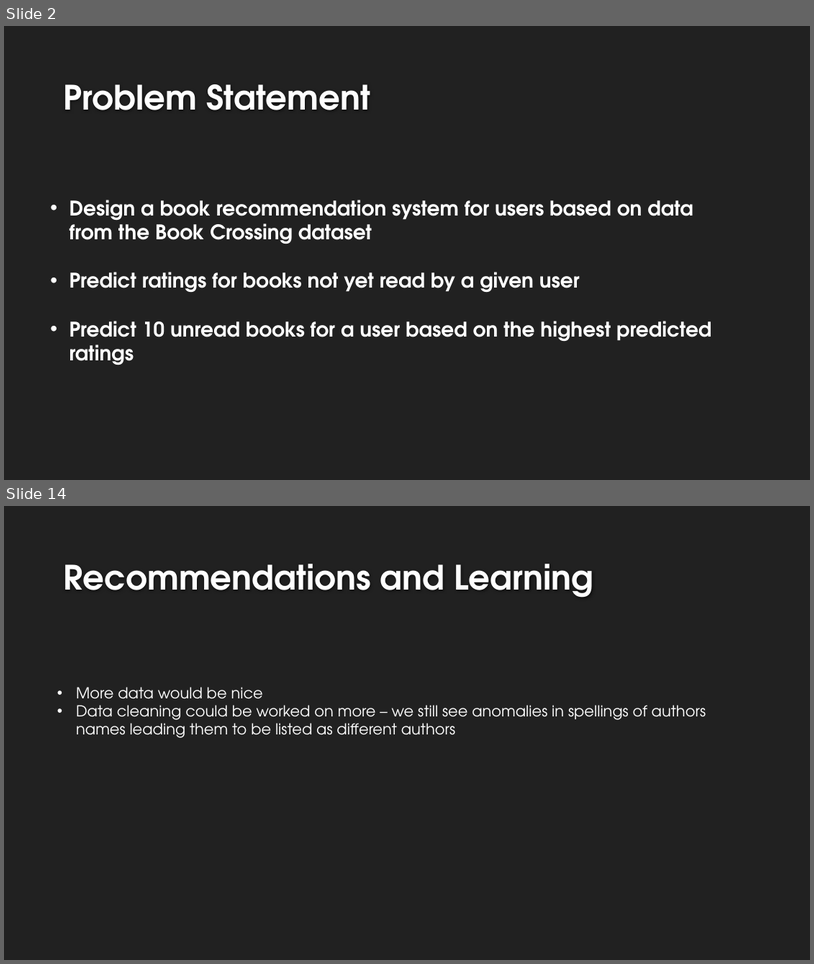
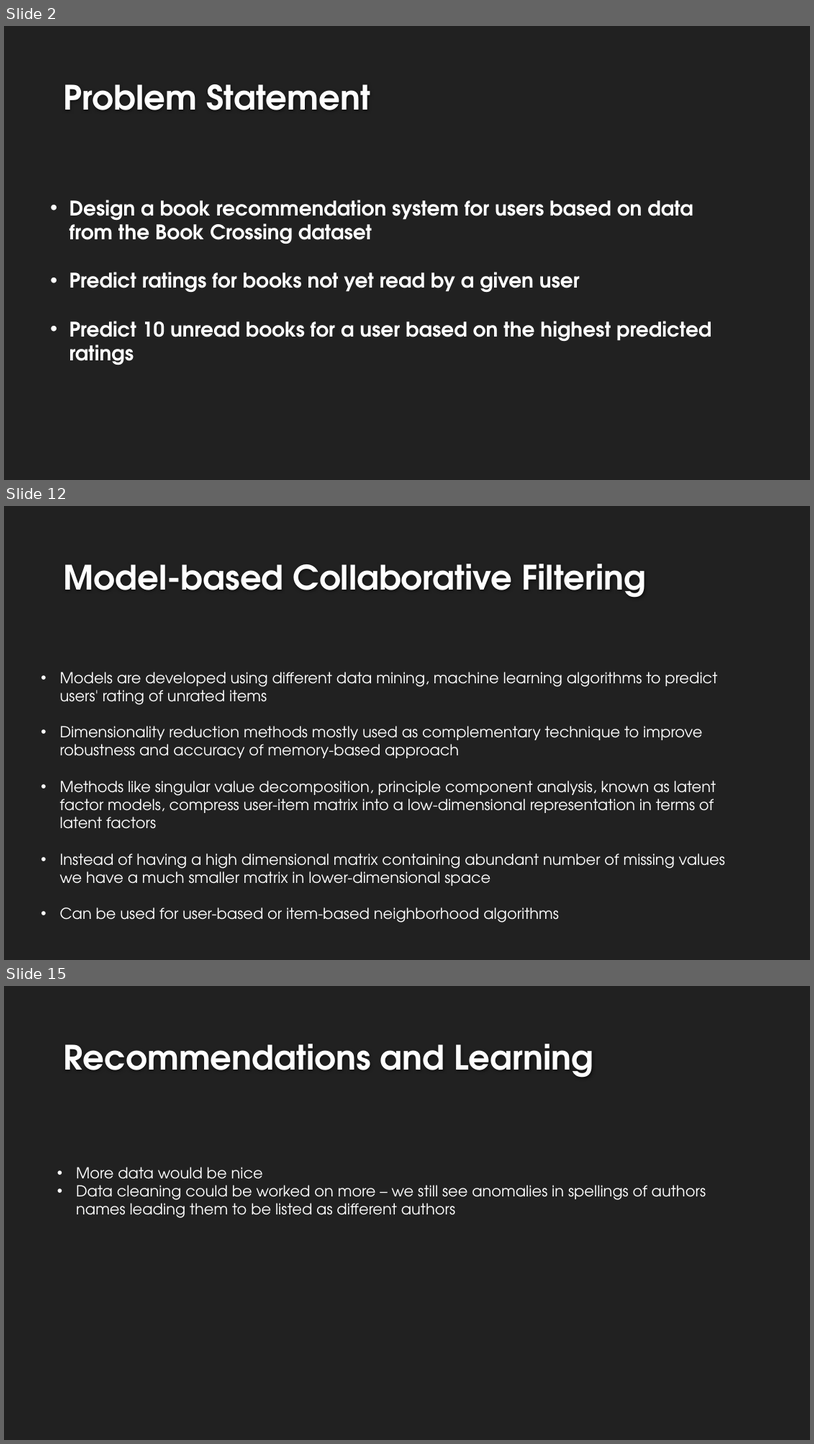
Before and after one commit to GoldbergData/Machine-Learning-Book-Ratings, a slide deck: Presentation.pptx. Shown one above the other, each under a label of ours: slides 2 and 14 before the commit, slides 2, 12 and 15 after it; the slides between them are not shown. The pictures are 814x964 and 814x1444 pixels, drawn with LibreOffice and Linux fonts; fonts in the diff are those of the drawing; background and template pictures are left out. Boxes give left, top, right and bottom in pixels: in the first picture for what was removed or moved away, otherwise in the second. Text is boxed around its words. In the diff, an @@ line names an element or a change of style, - is before the commit and + after.

```diff
--- a/Presentation.pptx
+++ b/Presentation.pptx
@@ slide 12 added at <box>4,506,810,960</box>, background #212121 @@
@@ title added at <box>64,564,646,597</box>, 40 pt, text #FEFEFE, bold @@
+Model-based Collaborative Filtering
@@ text added at <box>60,672,725,922</box>, 18 pt, text #FFFFFF @@
+• Models are developed using different data mining, machine learning algorithms to predict users' rating of unrated items
+• Dimensionality reduction methods mostly used as complementary technique to improve robustness and accuracy of memory-based approach
+• Methods like singular value decomposition, principle component analysis, known as latent factor models, compress user-item matrix into a low-dimensional representation in terms of latent factors
+• Instead of having a high dimensional matrix containing abundant number of missing values we have a much smaller matrix in lower-dimensional space
+• Can be used for user-based or item-based neighborhood algorithms
@@ what was slide 14 is now slide 15 @@
```
Also in this commit, not shown: 10 slides changed, 1 other slide added, 1 slide removed.
